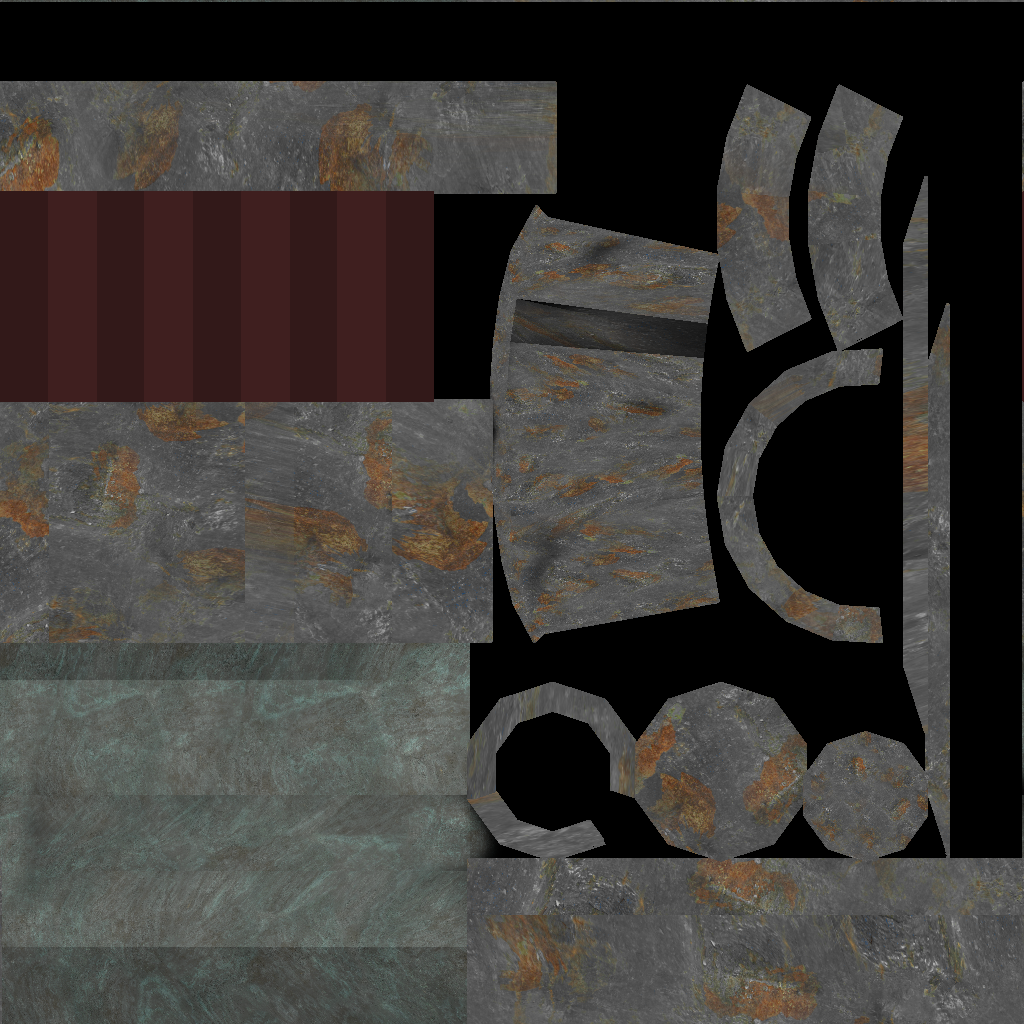
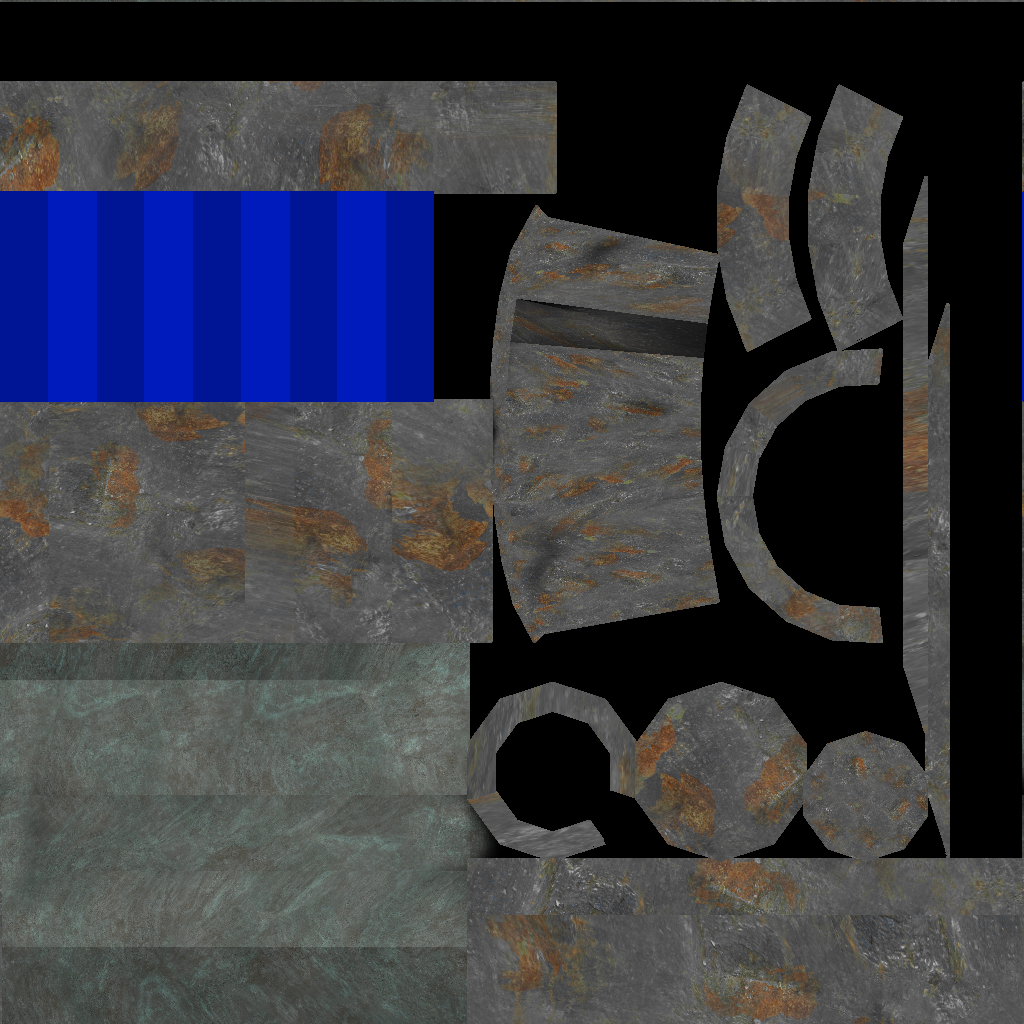
Before/after of a 1024px x 1024px layered artwork. What changed in the layer stack:
added layer "ion dark" above "ion" over [0, 191, 1024, 402]
renamed "lights copy" to "dark", hid it over [0, 191, 1024, 402]
renamed "lights" to "plasma", showed it over [0, 191, 1024, 402]
